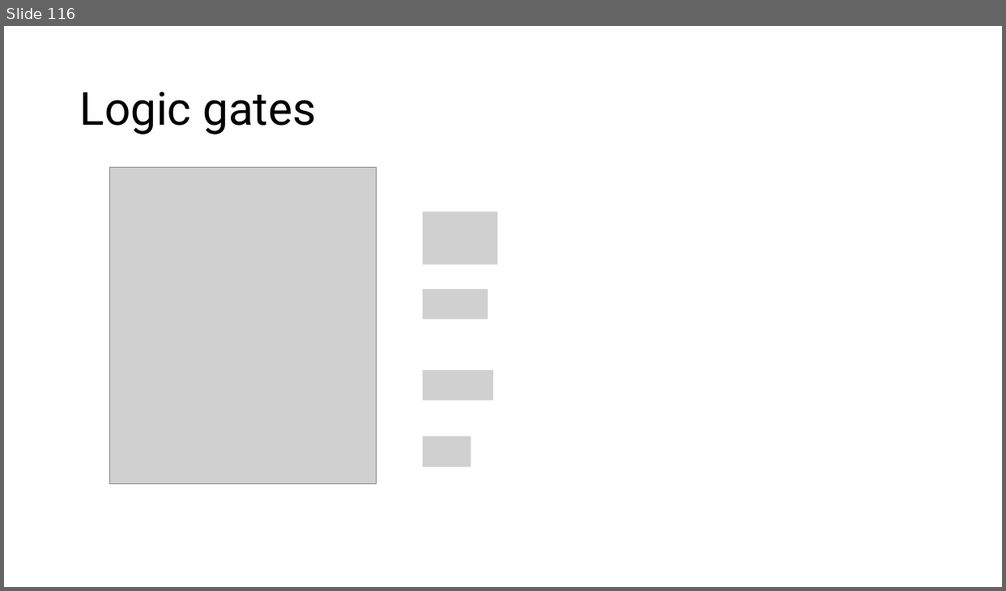
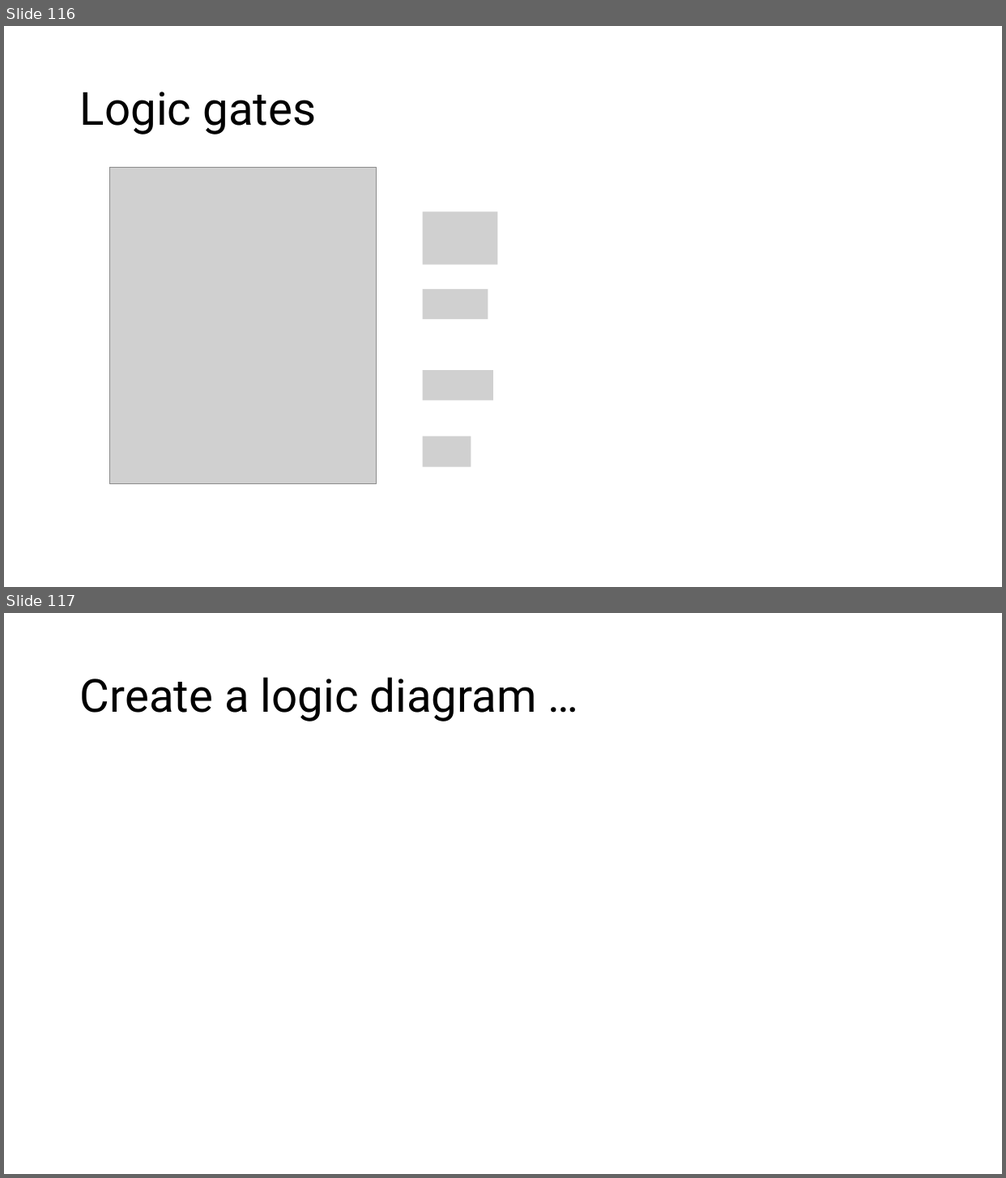
Before and after one commit to MoklaEducation/ems_winter_2025_acsl101, a slide deck: all/ExploringCSConceptsViaACSLCompetitions_all.pptx. Shown one above the other, each under a label of ours: slide 116 before the commit, slides 116 and 117 after it. The pictures are 1006x591 and 1006x1178 pixels, drawn with LibreOffice and Linux fonts; fonts in the diff are those of the drawing; grey boxes stand for pictures. Boxes give left, top, right and bottom in pixels: in the first picture for what was removed or moved away, otherwise in the second. Text is boxed around its words. In the diff, an @@ line names an element or a change of style, - is before the commit and + after.

```diff
--- a/all/ExploringCSConceptsViaACSLCompetitions_all.pptx
+++ b/all/ExploringCSConceptsViaACSLCompetitions_all.pptx
@@ slide 117 added at (4, 613, 1002, 1174), background #FFFFFF @@
@@ title added at (80, 677, 537, 722), 44 pt, text #000000 @@
+Create a logic diagram …
```
Also in this commit, not shown: 5 other slides added, 1 slide removed, 1 other file.
